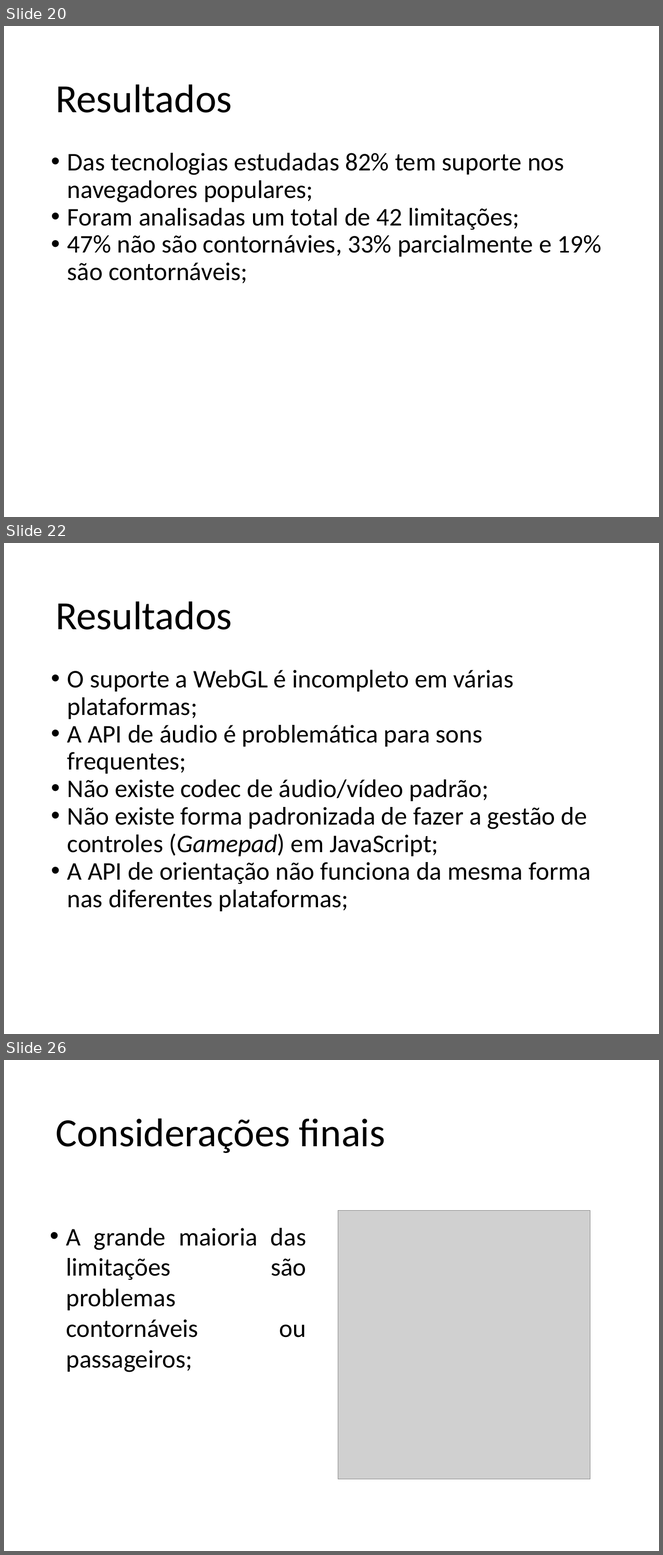
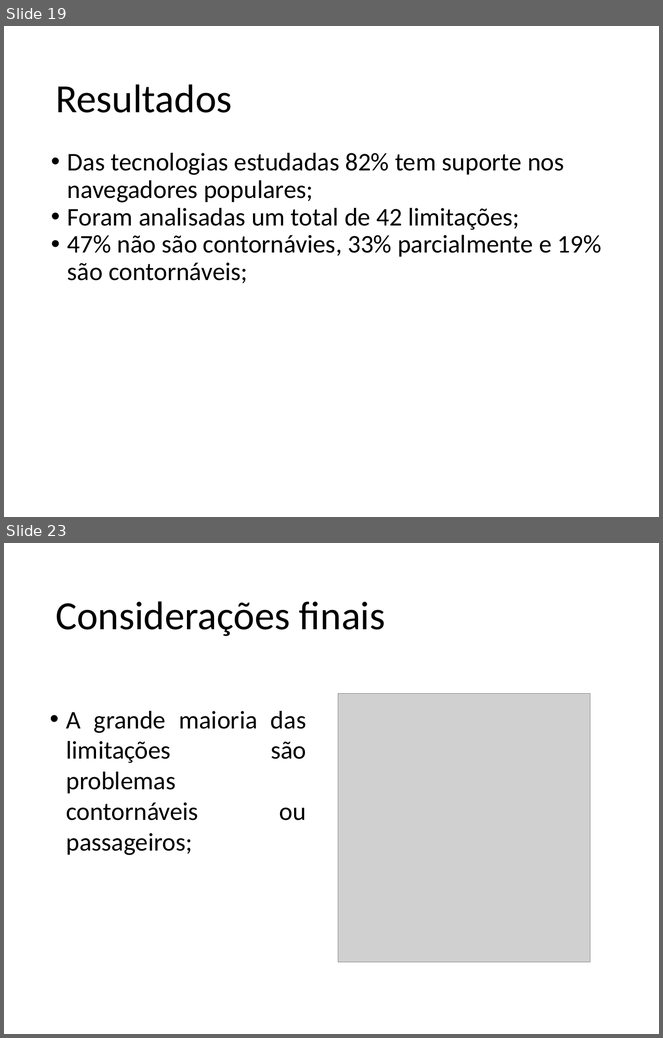
Before and after one commit to jeanCarloMachado/htmlLimitations, a slide deck: LimitacoesHTMLJogosMultiplataforma.odp. Shown one above the other, each under a label of ours: slides 20, 22 and 26 before the commit, slides 19 and 23 after it; the slides between them are not shown. The pictures are 663x1555 and 663x1038 pixels, drawn with LibreOffice and Linux fonts; fonts in the diff are those of the drawing; grey boxes stand for pictures; background and template pictures are left out. Boxes give left, top, right and bottom in pixels: in the first picture for what was removed or moved away, otherwise in the second. Text is boxed around its words. In the diff, an @@ line names an element or a change of style, - is before the commit and + after.

```diff
--- a/LimitacoesHTMLJogosMultiplataforma.odp
+++ b/LimitacoesHTMLJogosMultiplataforma.odp
@@ slide 22 removed at <box>4,543,659,1034</box>, background picture (left out) @@
@@ text removed at <box>55,601,232,630</box> @@
-Resultados
@@ text removed at <box>67,670,591,912</box> @@
-• O suporte a WebGL é incompleto em várias plataformas;
-• A API de áudio é problemática para sons frequentes;
-• Não existe codec de áudio/vídeo padrão;
-• Não existe forma padronizada de fazer a gestão de controles (Gamepad) em JavaScript;
-• A API de orientação não funciona da mesma forma nas diferentes plataformas;
@@ what was slide 20 is now slide 19 @@
@@ what was slide 26 is now slide 23 @@
```
Also in this commit, not shown: 11 slides changed, 2 other slides removed, 1 other file.
